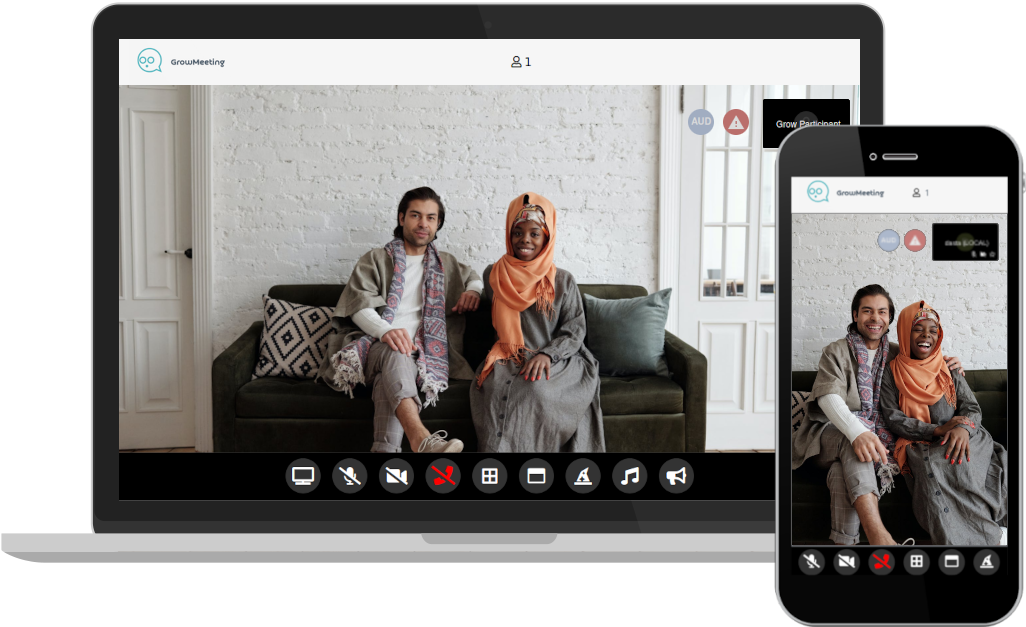
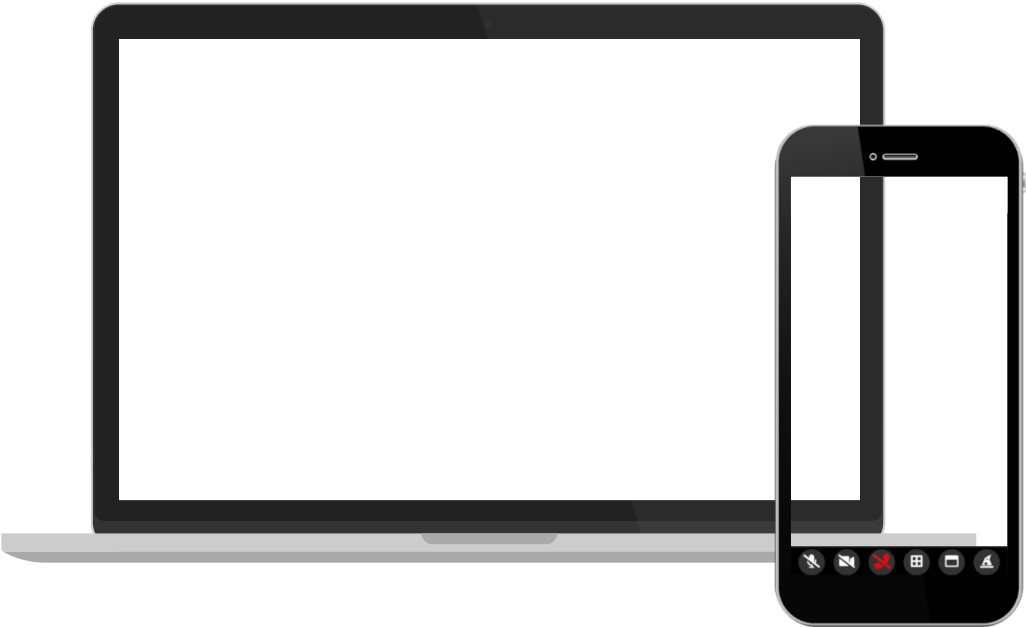
Two versions of the same layered image (1026x627). Layer-by-layer changes:
renamed "Layer #2" to "Mobile", painted on it over [774, 124, 1007, 552]
removed layer "Layer #4" over [791, 214, 1007, 546]
removed layer "Layer #1" over [688, 99, 850, 148]
removed layer "Layer" over [119, 39, 864, 504]
removed layer "Layer #3" over [118, 78, 862, 552]
